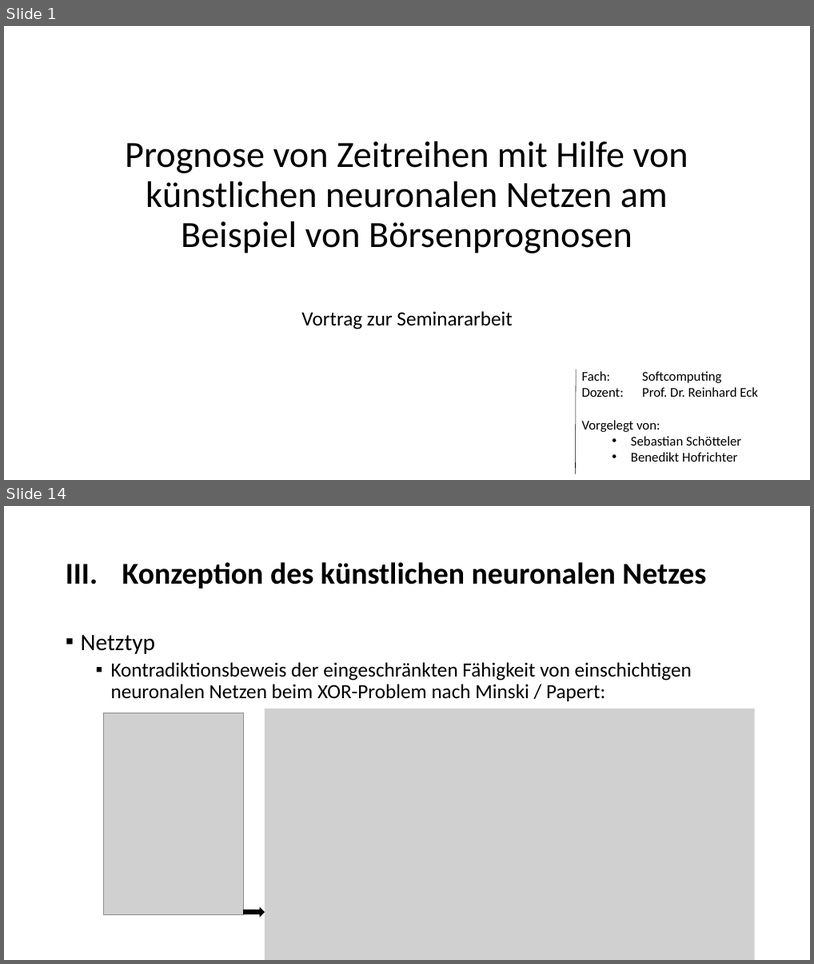
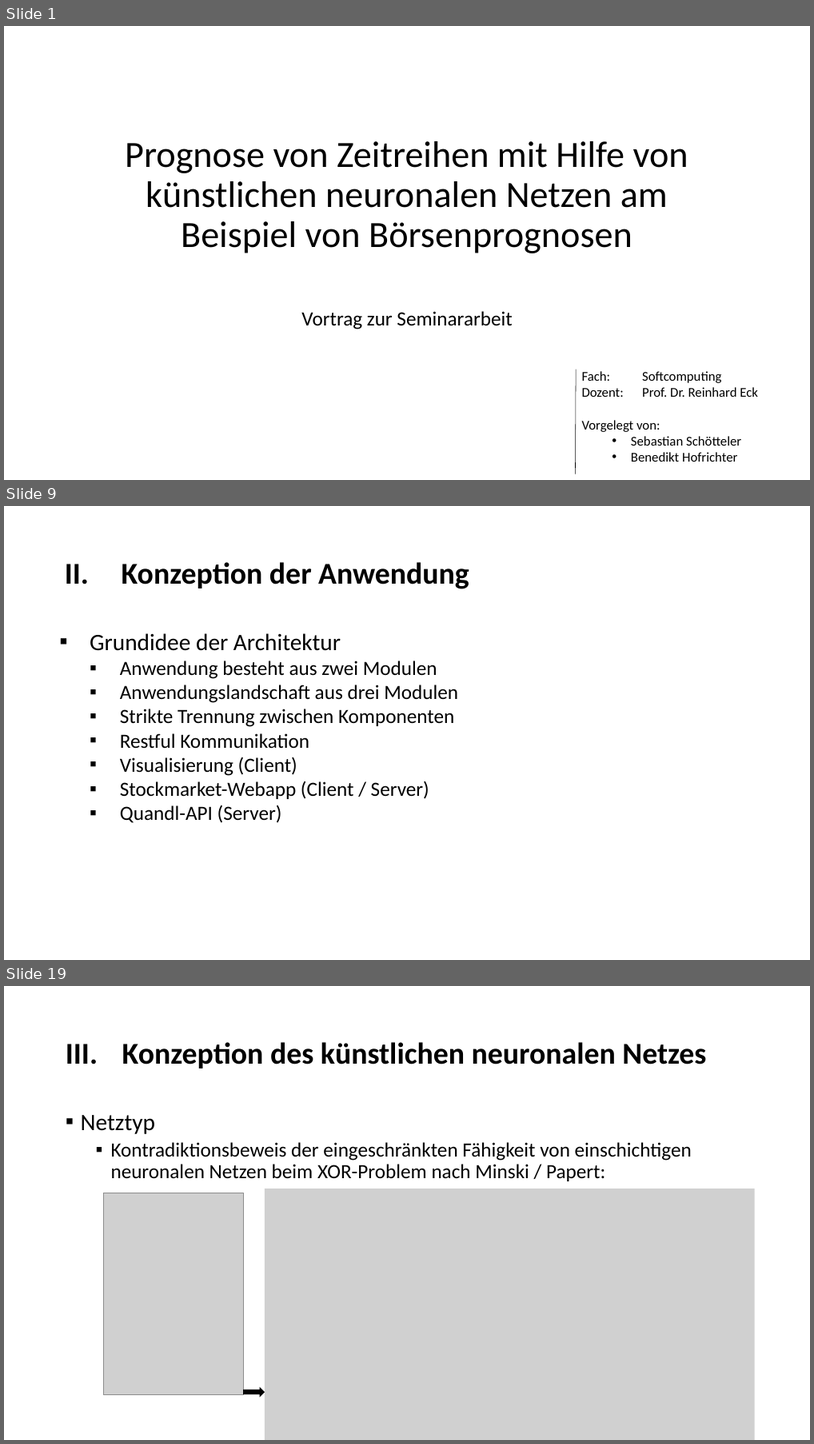
Before and after one commit to BenediktGitGit/soco15, a slide deck: 3b_Vortrag/Präsentation.pptx. Shown one above the other, each under a label of ours: slides 1 and 14 before the commit, slides 1, 9 and 19 after it; the slides between them are not shown. The pictures are 814x964 and 814x1444 pixels, drawn with LibreOffice and Linux fonts; fonts in the diff are those of the drawing; grey boxes stand for pictures; background and template pictures are left out. Boxes give left, top, right and bottom in pixels: in the first picture for what was removed or moved away, otherwise in the second. Text is boxed around its words. In the diff, an @@ line names an element or a change of style, - is before the commit and + after.

```diff
--- a/3b_Vortrag/Präsentation.pptx
+++ b/3b_Vortrag/Präsentation.pptx
@@ slide 9 added at (4, 506, 810, 960), background #FFFFFF @@
@@ text added at (122, 562, 470, 589), 36 pt, text #000000, bold @@
+II. Konzeption der Anwendung
@@ text added at (90, 633, 458, 823), 24 pt, text #000000 @@
+▪ Grundidee der Architektur
+  ▪ Anwendung besteht aus zwei Modulen
+  ▪ Anwendungslandschaft aus drei Modulen
+  ▪ Strikte Trennung zwischen Komponenten
+  ▪ Restful Kommunikation
+  ▪ Visualisierung (Client)
+  ▪ Stockmarket-Webapp (Client / Server)
+  ▪ Quandl-API (Server)
@@ what was slide 14 is now slide 19 @@
```
Also in this commit, not shown: 57 slides changed, 16 other slides added, 2 slides removed, 1 other file.
